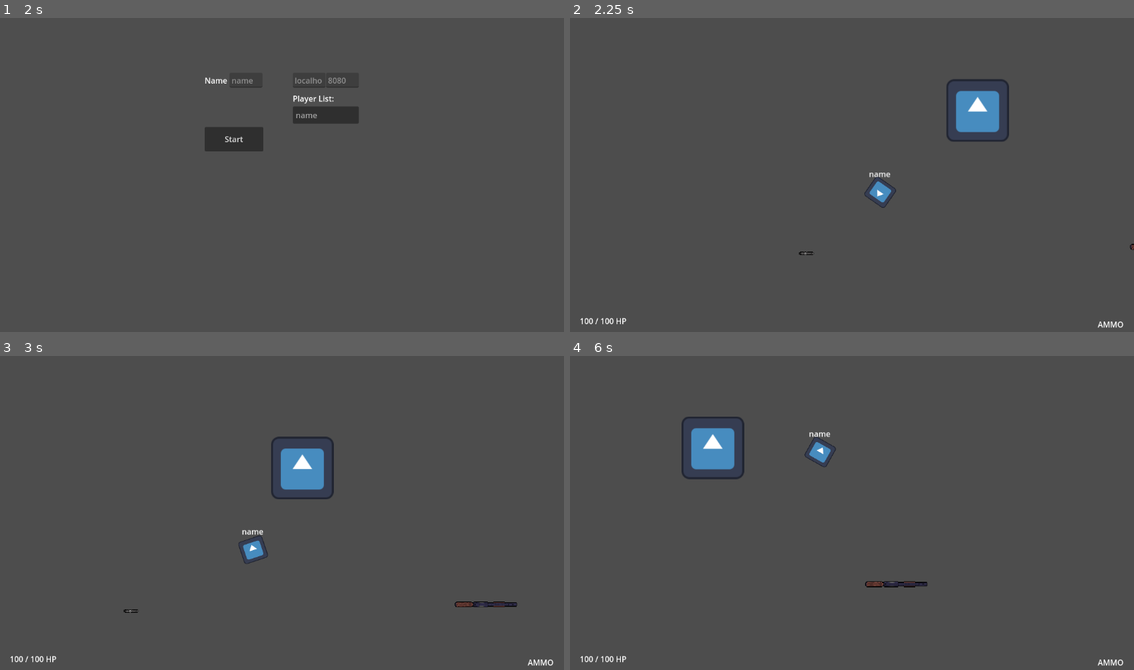
Above: before the commit, frames 1-4 (two rows, left to right).
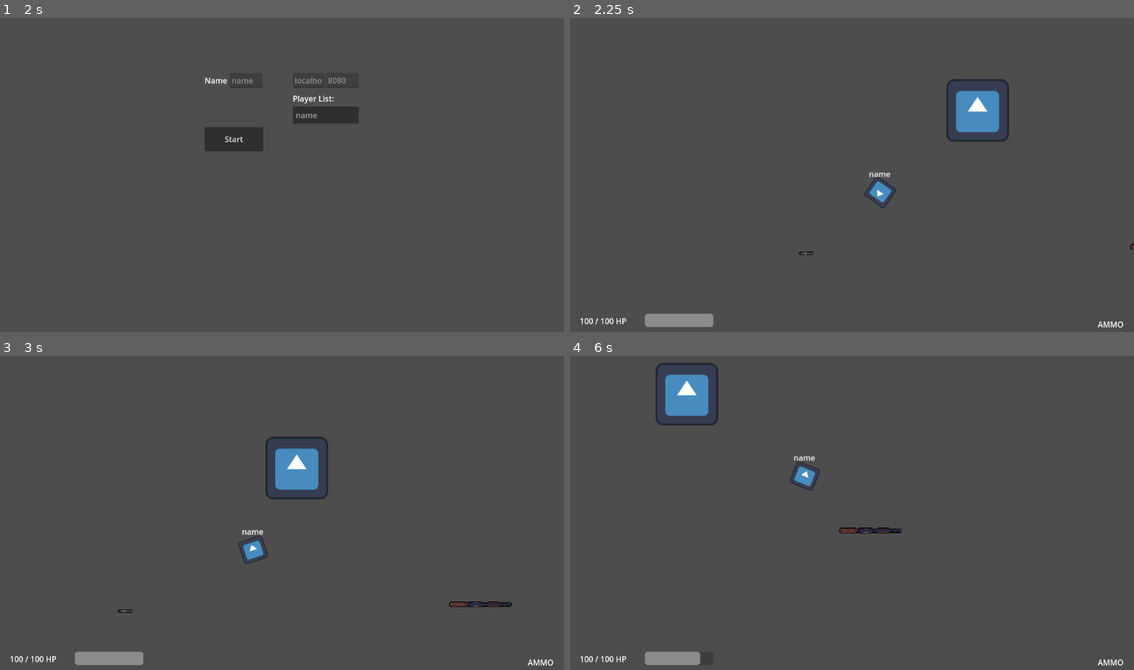
Above: after the commit, the same moments.

Repository: filipjaruska/mtds
Game: Godot game, scene res://nodes/menu/main.tscn
The game is run twice, just before and just after one commit, with the same random seed, the same clock (stepped at 60 frames per second) and the same inputs. The engine's default icon, where the game draws it, is replaced by a stand-in: a white triangle on a blue panel in a dark square.
Inputs (mouse positions are in pixels of both pictures, inside the frame that each line leads up to):
- Up to frame 1 (2 s): click "Start" at 0.5 s; click "Host" at 1.25 s
- Up to frame 2 (2.25 s): click "Start" at 2 s
- Up to frame 3 (3 s): tap Enter at 2.75 s; move the mouse to (406, 497) at 2.77 s; hold Right (ui_right) from 2.78 s (still down); tap Shift (Dash) at 2.85 s
- Up to frame 4 (6 s): move the mouse to (739, 528) at 3.52 s; release Right (ui_right) at 3.53 s; hold Down (ui_down) 3.53-4.28 s; tap Shift (Dash) at 3.6, 4.55, 5.3 s; move the mouse to (908, 443) at 4.27 s; hold Right (ui_right) 4.28-5.03 s; tap E (interact) at 4.35 s; move the mouse to (823, 578) at 5.02 s; hold Up (ui_up) 5.03-5.78 s; click (823, 578) at 5.1 s; move the mouse to (1021, 563) at 5.77 s; hold Left (ui_left) from 5.78 s (still down); tap Q (switch_weapon) at 5.85 s

Frame 1 is identical in both runs. In frame 2, 0.5% of the frame differs, in the area x 13-26%, y 94-99%; in frame 3, 1.3%; in frame 4, 3.9%, in the area x 13-64%, y 2-99%.

Commit message:
Improvements to dashing

Diff:
--- a/nodes/player/player.tscn
+++ b/nodes/player/player.tscn
@@ -76,6 +76,14 @@
 offset_bottom = 631.0
 text = "HEALTH"
 
+[node name="DashCooldownIndicator" type="ProgressBar" parent="Camera2D/UI"]
+offset_left = 153.0
+offset_top = 605.0
+offset_right = 293.0
+offset_bottom = 632.0
+max_value = 1.0
+show_percentage = false
+
 [node name="MultiplayerSynchronizer" type="MultiplayerSynchronizer" parent="."]
 replication_config = SubResource("SceneReplicationConfig_i0rdp")
 
@@ -90,13 +98,6 @@
 wait_time = 5.0
 one_shot = true
 
-[node name="Timers" type="Node2D" parent="."]
-
-[node name="DashTimer" type="Timer" parent="Timers"]
-wait_time = 0.3
-one_shot = true
-
 [connection signal="timeout" from="Node2D/WeaponManager/SwitchCooldownTimer" to="Node2D/WeaponManager" method="_on_switch_cooldown_timer_timeout"]
 [connection signal="timeout" from="Node2D/WeaponManager/SlowTimer" to="Node2D/WeaponManager" method="_on_slow_timer_timeout"]
 [connection signal="timeout" from="HealthComponent/HealTimer" to="HealthComponent" method="_on_heal_timer_timeout"]
-[connection signal="timeout" from="Timers/DashTimer" to="." method="_on_dash_timer_timeout"]
--- a/scripts/player.gd
+++ b/scripts/player.gd
@@ -2,18 +2,20 @@
 
 @onready var weapon_manager = $Node2D/WeaponManager
 @onready var camera2d = $Camera2D
-@onready var dash_timer = $Timers/DashTimer
+@onready var dash_cooldown_indicator = $Camera2D/UI/DashCooldownIndicator
 
-@export var normal_speed: float = 200.0
-@export var dash_speed: float = 700.0
-@export var dash_cooldown: float = 2000.0 # ms
-@export var camera_lookahead_distance: float = 175.0
-@export var offset_disable_threshold: float = 200.0
-@export var transition_speed: float = 5.0
+@export var normal_speed: float = 200.0 # pixels per second
+@export var dash_speed: float = 800.0 # pixels per second
+@export var dash_duration: float = 0.3 # seconds
+@export var dash_cooldown: float = 3500.0 # milliseconds
+@export var camera_lookahead_distance: float = 175.0 # pixels
+@export var offset_disable_threshold: float = 200.0 # pixels
+@export var transition_speed: float = 5.0 # interpolation factor
 
 var current_speed: float
 var last_dash_time: float = 0
 var is_dashing: bool = false
+var dash_direction: Vector2 = Vector2.ZERO
 
 func _ready():
 	current_speed = normal_speed
@@ -24,12 +26,14 @@
 	$Camera2D.enabled = is_authority
 	$Camera2D/UI/Ammo.visible = is_authority
 	$Camera2D/UI/Health.visible = is_authority
+	dash_cooldown_indicator.visible = is_authority
 
 func _process(delta):
 	handle_movement()
 	handle_dashing()
 	weapon_manager._process(delta)
 	update_camera_offset(delta)
+	update_dash_cooldown_indicator()
 
 func _physics_process(_delta):
 	if $MultiplayerSynchronizer.get_multiplayer_authority() == multiplayer.get_unique_id():
@@ -37,23 +41,30 @@
 		$Node2D.rotation = direction.angle()
 
 func handle_movement():
-	var input_vector: Vector2 = Vector2(
-		Input.get_action_strength("ui_right") - Input.get_action_strength("ui_left"),
-		Input.get_action_strength("ui_down") - Input.get_action_strength("ui_up")
-	).normalized() * current_speed
-	velocity = input_vector
-	move_and_slide()
+	if not is_dashing:
+		var input_vector: Vector2 = Vector2(
+			Input.get_action_strength("ui_right") - Input.get_action_strength("ui_left"),
+			Input.get_action_strength("ui_down") - Input.get_action_strength("ui_up")
+		).normalized() * current_speed
+		velocity = input_vector
+		move_and_slide()
 
 func handle_dashing():
 	if Input.is_action_just_pressed("Dash") and not is_dashing and (Time.get_ticks_msec() - last_dash_time) >= dash_cooldown:
 		is_dashing = true
 		current_speed = dash_speed
-		dash_timer.start()
+		dash_direction = Vector2(
+			Input.get_action_strength("ui_right") - Input.get_action_strength("ui_left"),
+			Input.get_action_strength("ui_down") - Input.get_action_strength("ui_up")
+		).normalized()
+		await get_tree().create_timer(dash_duration).timeout
+		is_dashing = false
+		current_speed = normal_speed
+		last_dash_time = Time.get_ticks_msec()
 
-func _on_dash_timer_timeout():
-	is_dashing = false
-	current_speed = normal_speed
-	last_dash_time = Time.get_ticks_msec()
+	if is_dashing:
+		velocity = dash_direction * dash_speed
+		move_and_slide()
 
 func update_camera_offset(delta):
 	var mouse_position: Vector2 = get_global_mouse_position()
@@ -69,5 +80,9 @@
 
 	camera2d.offset = camera2d.offset.lerp(target_offset, transition_speed * delta)
 
+func update_dash_cooldown_indicator():
+	var cooldown_progress: float = clamp((Time.get_ticks_msec() - last_dash_time) / dash_cooldown, 0, 1)
+	dash_cooldown_indicator.value = cooldown_progress
+
 func set_player_name(player_name: String):
 	$Name.text = player_name
